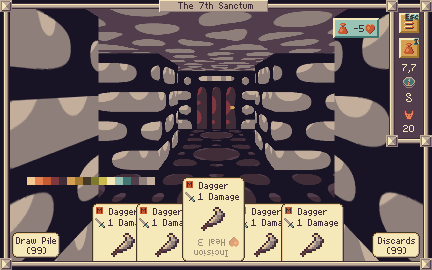
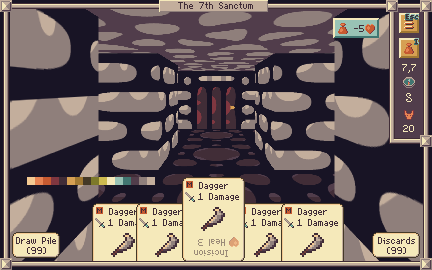
Layer changes from the first 432 x 270 image to the second:
painted on "borders copy 2" over (386, 135, 398, 147)
